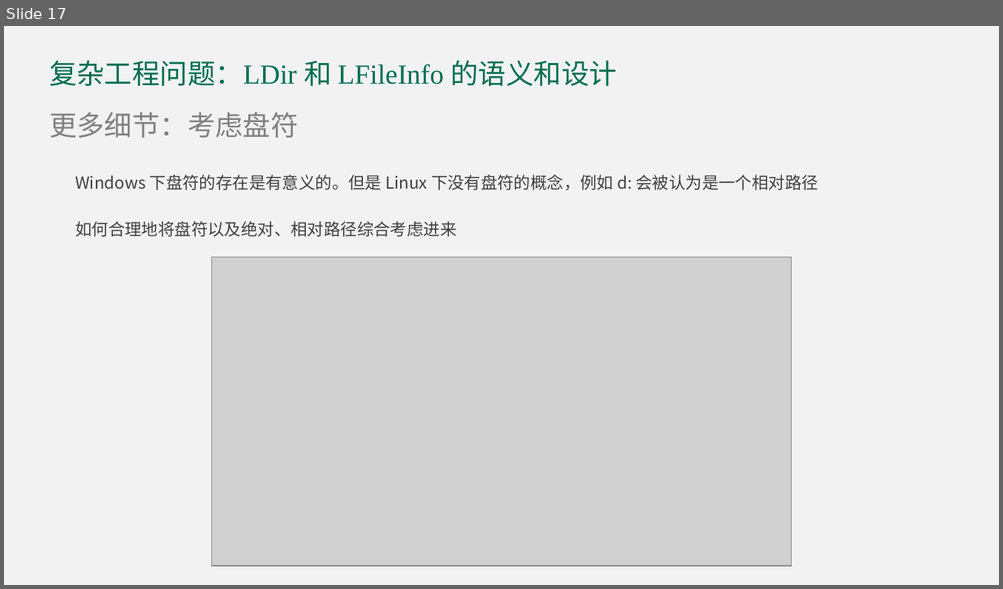
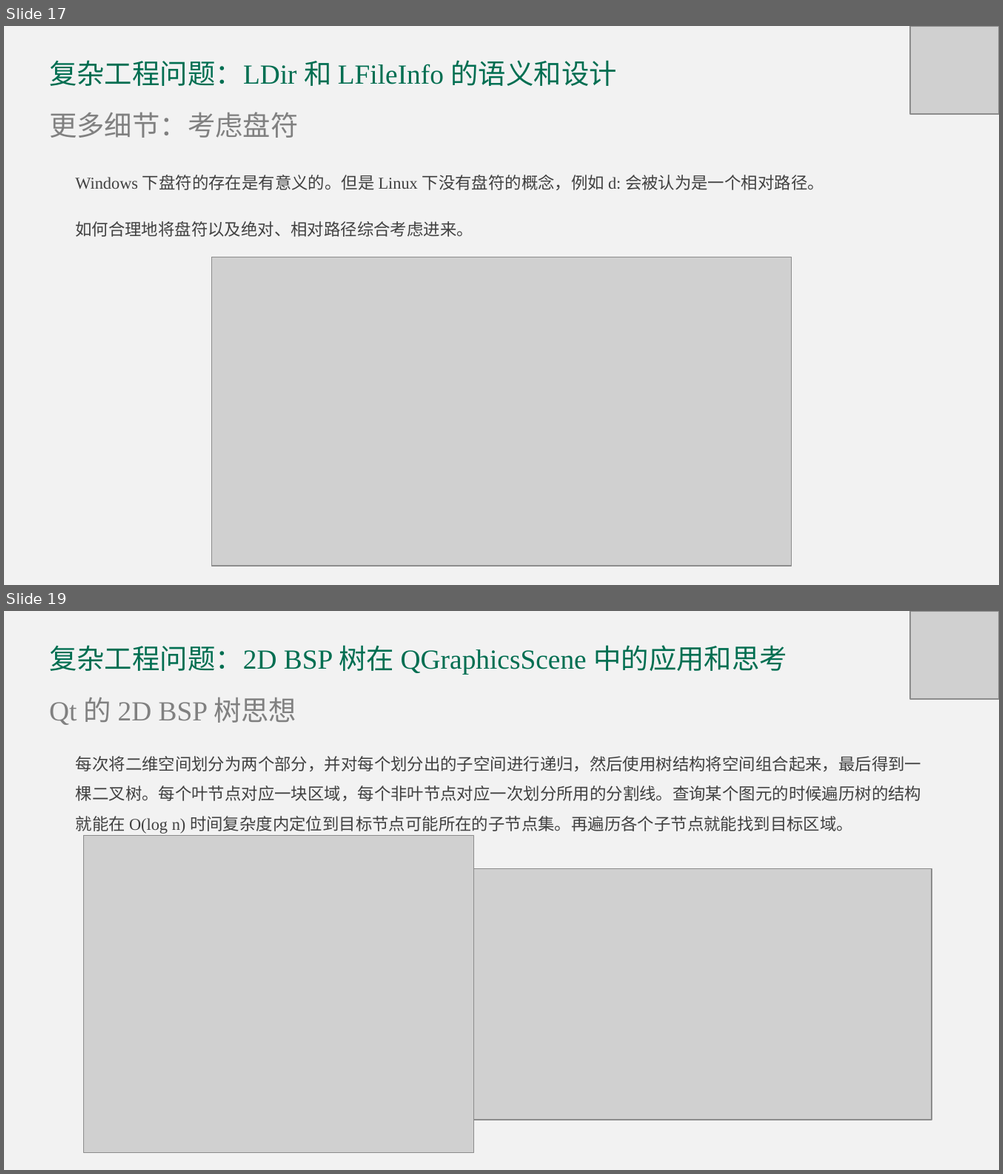
Before and after one commit to DavidingPlus/study-notes, a slide deck: 实习/合迅科技/实习答辩/刘治学-答辩 PPT.pptx. Shown one above the other, each under a label of ours: slide 17 before the commit, slides 17 and 19 after it; the slides between them are not shown. The pictures are 1003x589 and 1003x1174 pixels, drawn with LibreOffice and Linux fonts; fonts in the diff are those of the drawing; grey boxes stand for pictures. Boxes give left, top, right and bottom in pixels: in the first picture for what was removed or moved away, otherwise in the second. Text is boxed around its words. In the diff, an @@ line names an element or a change of style, - is before the commit and + after.

```diff
--- a/实习/合迅科技/实习答辩/刘治学-答辩 PPT.pptx
+++ b/实习/合迅科技/实习答辩/刘治学-答辩 PPT.pptx
@@ slide 19 added at (x1=4, y1=611, x2=999, y2=1170), background #F2F2F2 @@
@@ picture added at (x1=910, y1=611, x2=999, y2=700) @@
@@ text added at (x1=49, y1=645, x2=787, y2=674), 20 pt, text #006E51 @@
+复杂工程问题：2D BSP 树在 QGraphicsScene 中的应用和思考
@@ text added at (x1=49, y1=697, x2=296, y2=725), 20 pt, text #808080 @@
+Qt 的 2D BSP 树思想
@@ text added at (x1=76, y1=756, x2=921, y2=834), 12 pt, text #404040 @@
+每次将二维空间划分为两个部分，并对每个划分出的子空间进行递归，然后使用树结构将空间组合起来，最后得到一棵二叉树。每个叶节点对应一块区域，每个非叶节点对应一次划分所用的分割线。查询某个图元的时候遍历树的结构就能在 O(log n) 时间复杂度内定位到目标节点可能所在的子节点集。再遍历各个子节点就能找到目标区域。
@@ picture added at (x1=84, y1=836, x2=473, y2=1153) @@
@@ picture added at (x1=473, y1=869, x2=931, y2=1120) @@
@@ slide 17 changed as well @@
@@ picture added at (x1=910, y1=26, x2=999, y2=115) @@
@@ text at (x1=75, y1=175, x2=824, y2=237): text changed; font Noto Sans CJK SC to Times New Roman @@
-Windows 下盘符的存在是有意义的。但是 Linux 下没有盘符的概念，例如 d: 会被认为是一个相对路径
-如何合理地将盘符以及绝对、相对路径综合考虑进来
+Windows 下盘符的存在是有意义的。但是 Linux 下没有盘符的概念，例如 d: 会被认为是一个相对路径。
+如何合理地将盘符以及绝对、相对路径综合考虑进来。
```
Also in this commit, not shown: 21 other slides changed, 3 other slides added, 1 slide removed, 1 other file.
